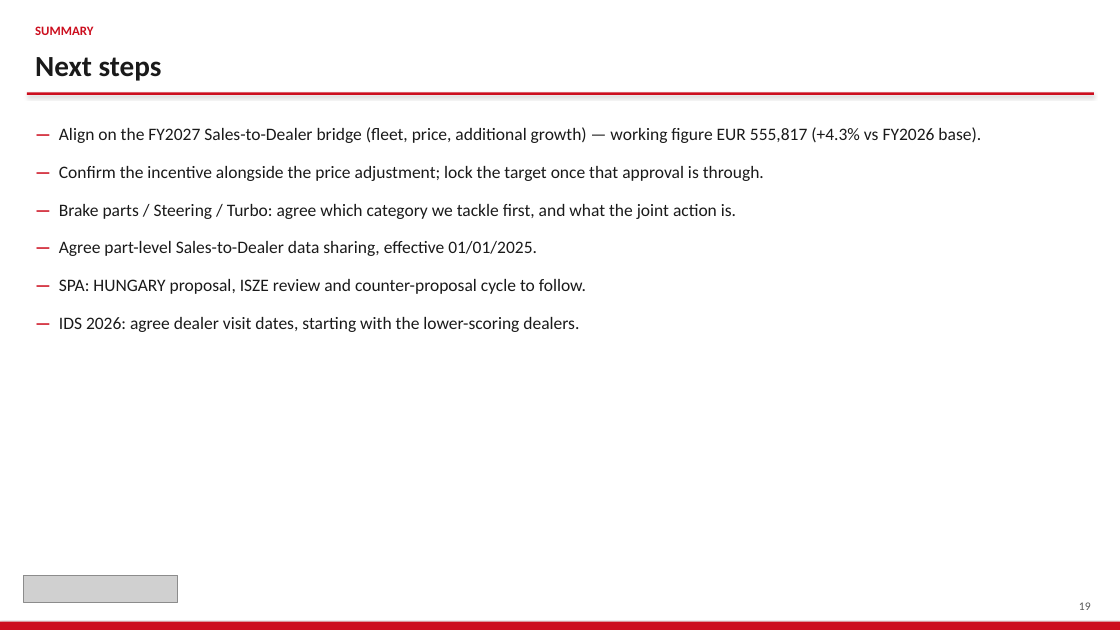
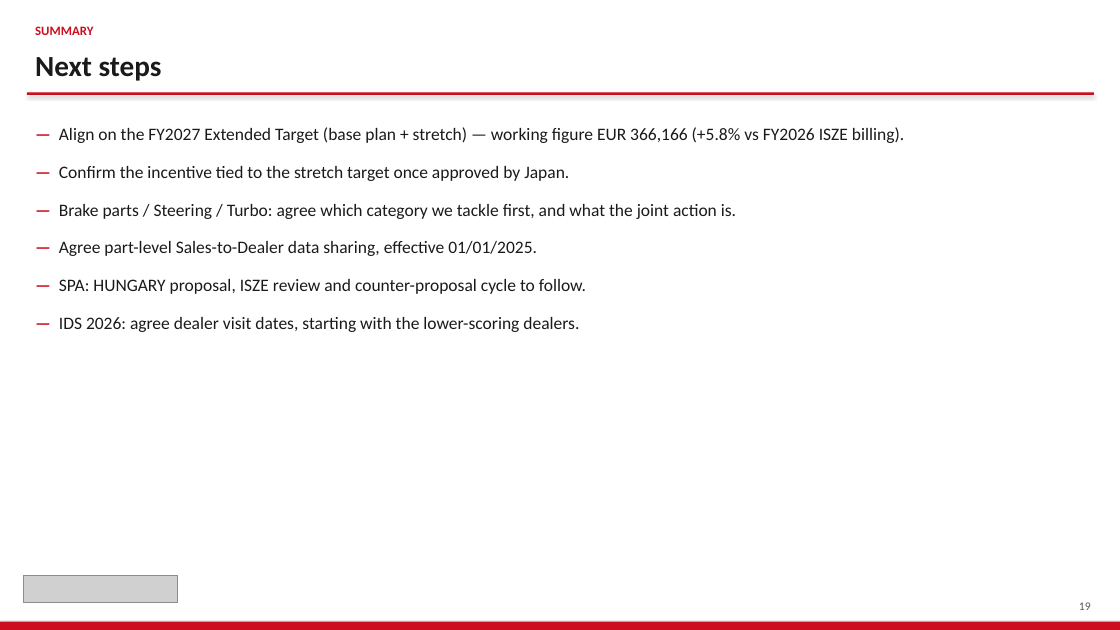
Before and after one commit to jeromio1987/ISZE, a slide deck: slide 19 of 09_meetings/HUNGARY_Sales_Review_2026/ISZE_HUNGARY_Sales_Review_FY2027.pptx. Drawn at 1120x630 pixels with LibreOffice and Linux fonts; fonts in the diff are those of the drawing; grey boxes stand for pictures. Boxes give left, top, right and bottom in pixels: in the first picture for what was removed or moved away, otherwise in the second. Text is boxed around its words. In the diff, an @@ line names an element or a change of style, - is before the commit and + after.

```diff
--- a/09_meetings/HUNGARY_Sales_Review_2026/ISZE_HUNGARY_Sales_Review_FY2027.pptx
+++ b/09_meetings/HUNGARY_Sales_Review_2026/ISZE_HUNGARY_Sales_Review_FY2027.pptx
@@ text at [59, 127, 904, 181]: text changed @@
-— Align on the FY2027 Sales-to-Dealer bridge (fleet, price, additional growth) — working figure EUR 555,817 (+4.3% vs FY2026 base).
-— Confirm the incentive alongside the price adjustment; lock the target once that approval is through.
+— Align on the FY2027 Extended Target (base plan + stretch) — working figure EUR 366,166 (+5.8% vs FY2026 ISZE billing).
+— Confirm the incentive tied to the stretch target once approved by Japan.
```
Also in this commit, not shown: 18 other slides changed, 2 slides added, 3 slides removed, 13 other files.
